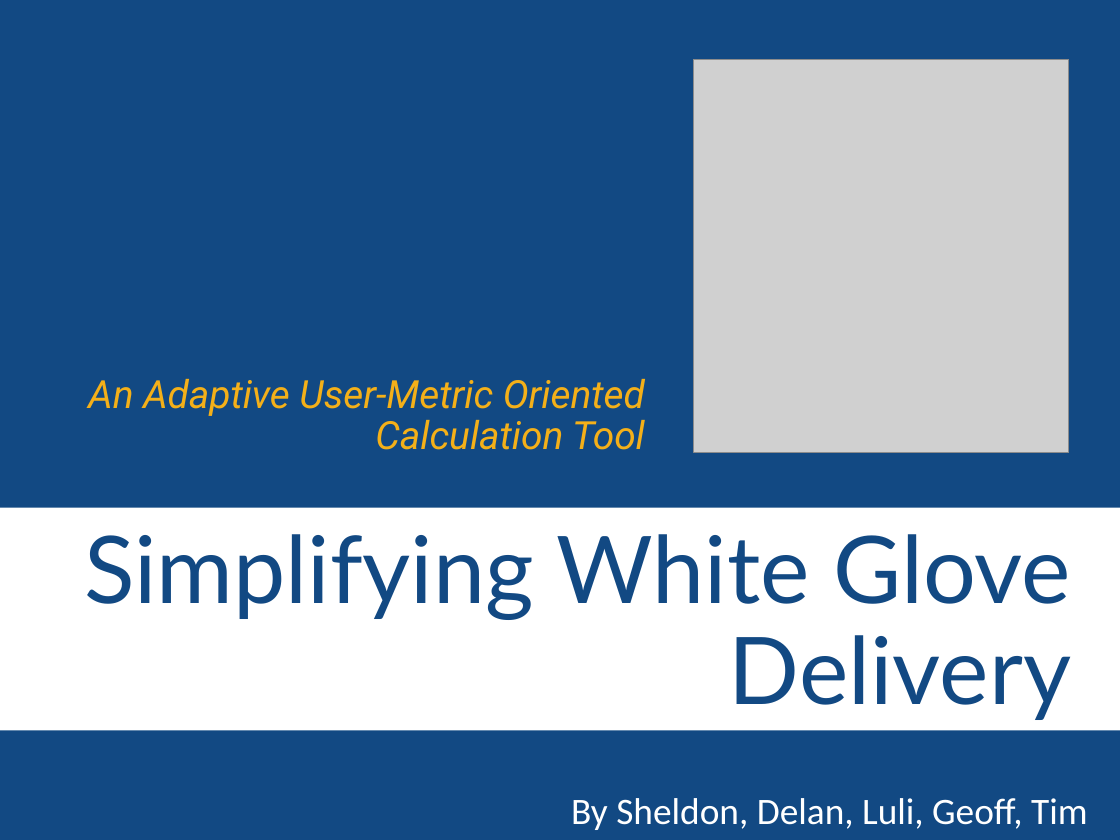
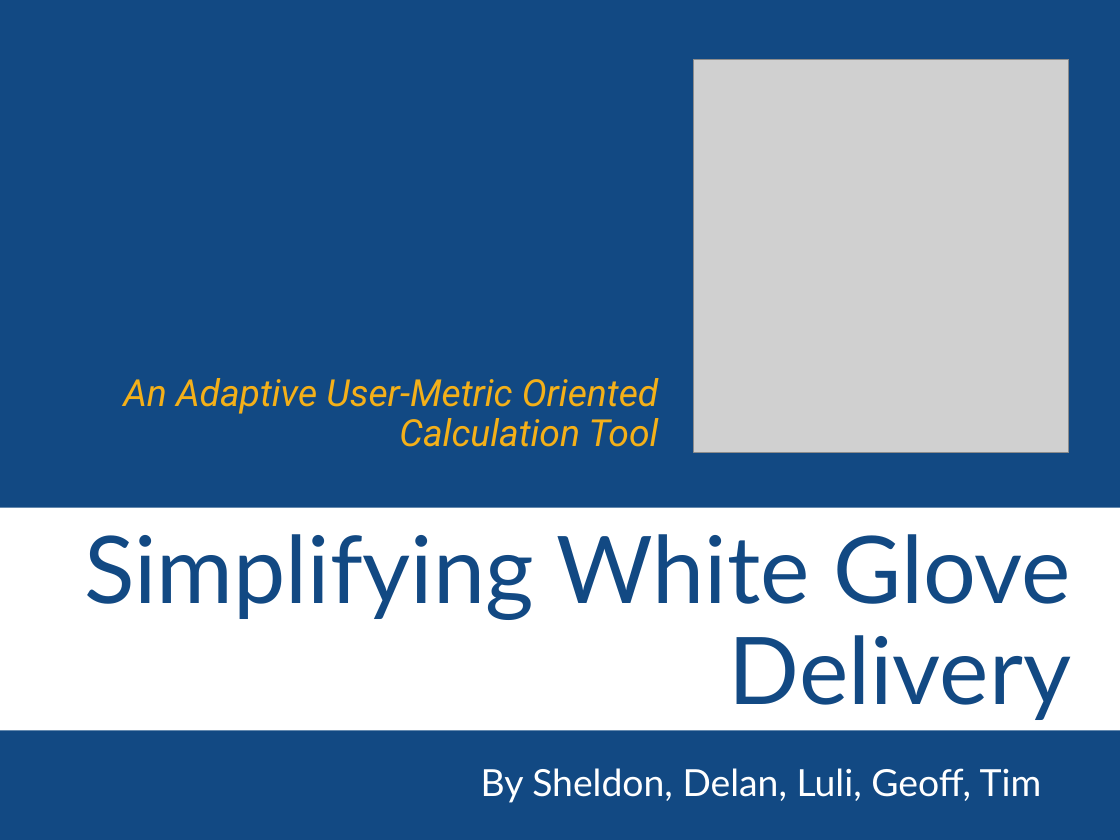
Before and after one commit to GeoffMcLennan/HackBD, a slide deck: slide 1 of HACKBD-presentation.pptx. Drawn at 1120x840 pixels with LibreOffice and Linux fonts; fonts in the diff are those of the drawing; grey boxes stand for pictures. Boxes give left, top, right and bottom in pixels: in the first picture for what was removed or moved away, otherwise in the second. Text is boxed around its words. In the diff, an @@ line names an element or a change of style, - is before the commit and + after.

Commit message:
Font changse in PPT Slides

```diff
--- a/HACKBD-presentation.pptx
+++ b/HACKBD-presentation.pptx
@@ subtitle "An Adaptive User-Metric Oriented Calculation ...": place and size @@
-subtitle "An Adaptive User-Metric Oriented Calculation ..." at (88,379,645,450)
+subtitle "An Adaptive User-Metric Oriented Calculation ..." at (123,378,659,447)
@@ subtitle "An Adaptive User-Metric Oriented Calculation ..." at (123,378,659,447): size 25 to 24 pt @@
@@ text "By Sheldon, Delan, Luli, Geoff, ...": place and size @@
-text "By Sheldon, Delan, Luli, Geoff, ..." at (571,798,1088,830)
+text "By Sheldon, Delan, Luli, Geoff, ..." at (481,768,1042,803)
@@ text "By Sheldon, Delan, Luli, Geoff, ..." at (481,768,1042,803): font Calibri to Lato @@
```
